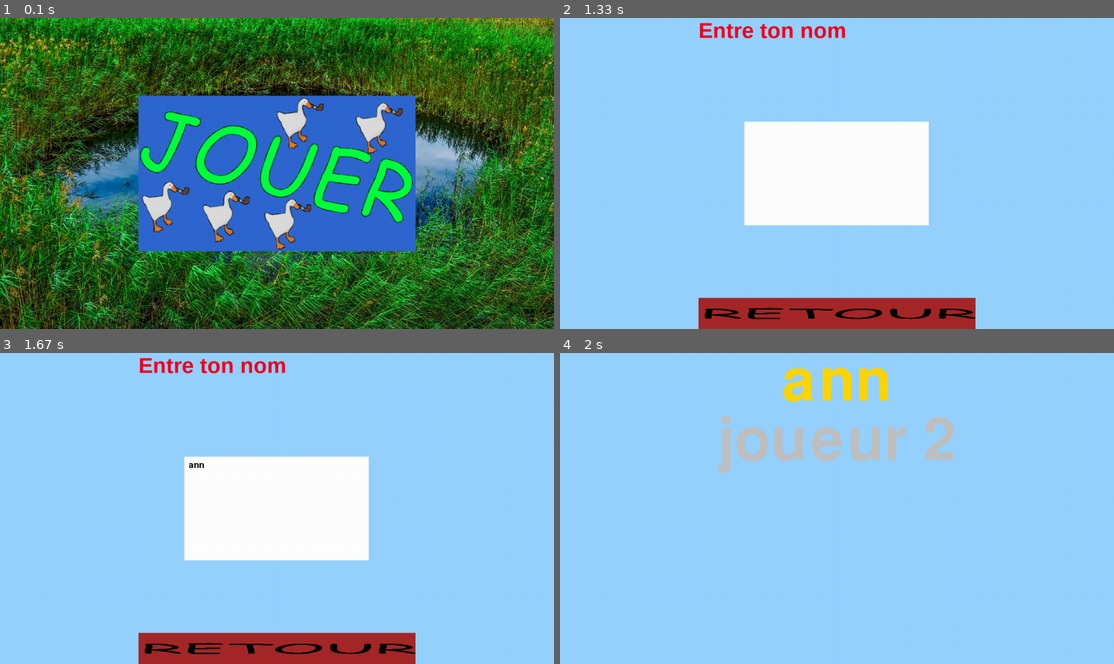
Above: before the commit, frames 1-4 (two rows, left to right).
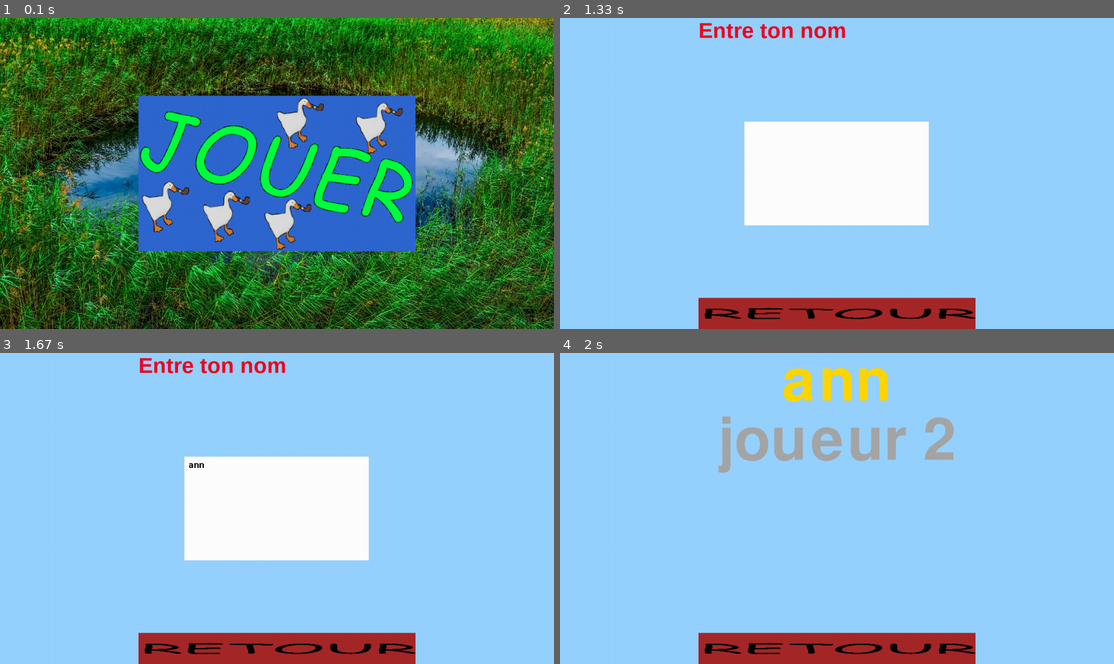
Above: after the commit, the same moments.

Repository: chokinyan/nsi-projet
Game: pygame game, started from projet nsi/projet.py
Same seed, same stepped clock (60 frames per second), same inputs: the game is played once before the commit and once after it.
Inputs (mouse positions are in pixels of both pictures, inside the frame that each line leads up to):
- Up to frame 1 (0.1 s): no input
- Up to frame 2 (1.33 s): click (837, 173) at 0.38 s; click (704, 176) at 0.72 s; click (753, 173) at 1.05 s
- Up to frame 3 (1.67 s): type "ann" at 1.33 s
- Up to frame 4 (2 s): tap Enter at 1.67 s; click (942, 517) at 1.88 s

Frames 1-3 are identical in both runs. In frame 4, 7.1% of the frame differs, in the area x 25-75%, y 20-100%.

Commit message:
ajout des médailles

Diff:
--- a/projet nsi/projet.py
+++ b/projet nsi/projet.py
@@ -167,7 +167,6 @@
     def debut(self)-> None:
         self.etat = sys._getframe(0).f_code.co_name
         self.disp.clear()
-        pyg.display.flip()
         test_fond = pyg.image.load(r"projet nsi\image\fond\mare_naturelle.jpg")
         image_size_fond = (self.taille_screen[0],self.taille_screen[1])
         test_fond = pyg.transform.scale(test_fond,image_size_fond)
@@ -336,7 +335,7 @@
     def classement(self) -> None:
         global classement
         #gold : (255,215,0)
-        #argent : (192,192,192)
+        #argent : (166,166,166)
         #bronze : (165,42,42)
         self.etat = sys._getframe(0).f_code.co_name
         ((self.disp).clear((150,210,255,0)))
@@ -346,11 +345,13 @@
                 case 0:
                     txt = addp.text(texte=i.nom,display=self.disp.scr,size=200,color=(255,215,0))
                 case 1:
-                    txt = addp.text(texte=i.nom,display=self.disp.scr,size=200,color=(192,192,192))
+                    txt = addp.text(texte=i.nom,display=self.disp.scr,size=200,color=(166,166,166))
                 case 2:
                     txt = addp.text(texte=i.nom,display=self.disp.scr,size=200,color=(165,42,42))
                 case default:
                     txt = addp.text(texte=i.nom,display=self.disp.scr,size=200)
+            self.image_R = pyg.transform.scale(self.image_R,(pyg.display.get_window_size()[0]/2,pyg.display.get_window_size()[1]/10))
+            bouton.update(B_retour = addp.Button(fild=self.image_R,y=pyg.display.get_window_size()[1]-self.image_R.get_height(),x=self.center[0]-self.image_R.get_width()/2))
             txt.draw(self.center[0]-txt.txt.get_width()/2,haut)
             haut += txt.txt.get_height()
 
@@ -440,7 +441,7 @@
 
     pyg.display.flip()
 
-    if classement.__len__() == joueur.__len__() and classement.__len__() != 0:
+    if classement.__len__() == joueur.__len__() and classement.__len__() != 0 and etat.etat != "classement":
         etat.classement()
 
     click_G = pyg.mouse.get_pressed()[0]
@@ -524,6 +525,10 @@
                 classement = joueur.copy()
                 etat.classement()
 
+        case "classement":
+            if bouton["B_retour"].draw(screen = ecran.scr):
+                etat.debut()
+
     if keyboard.is_pressed("Esc"):
         pyg.quit()
         quit()
@@ -581,18 +586,3 @@
 
 pyg.quit()
 quit()
-
-while not(fin):
-    for qui in joueur:
-        if qui.joue == False:
-            if qui.effet == "hotel_2":
-                qui.effet = "hotel"
-                continue
-            elif qui.effet == "hotel":
-                qui.effet = ""
-                qui.joue = True
-                continue
-            else:
-                continue
-        else:
-            qui.new_position()
Binary file added: projet nsi/image/médaille/1.png
Binary file added: projet nsi/image/médaille/2.png
Binary file added: projet nsi/image/médaille/3.png
Binary file added: projet nsi/image/médaille/IMG_0968.png
